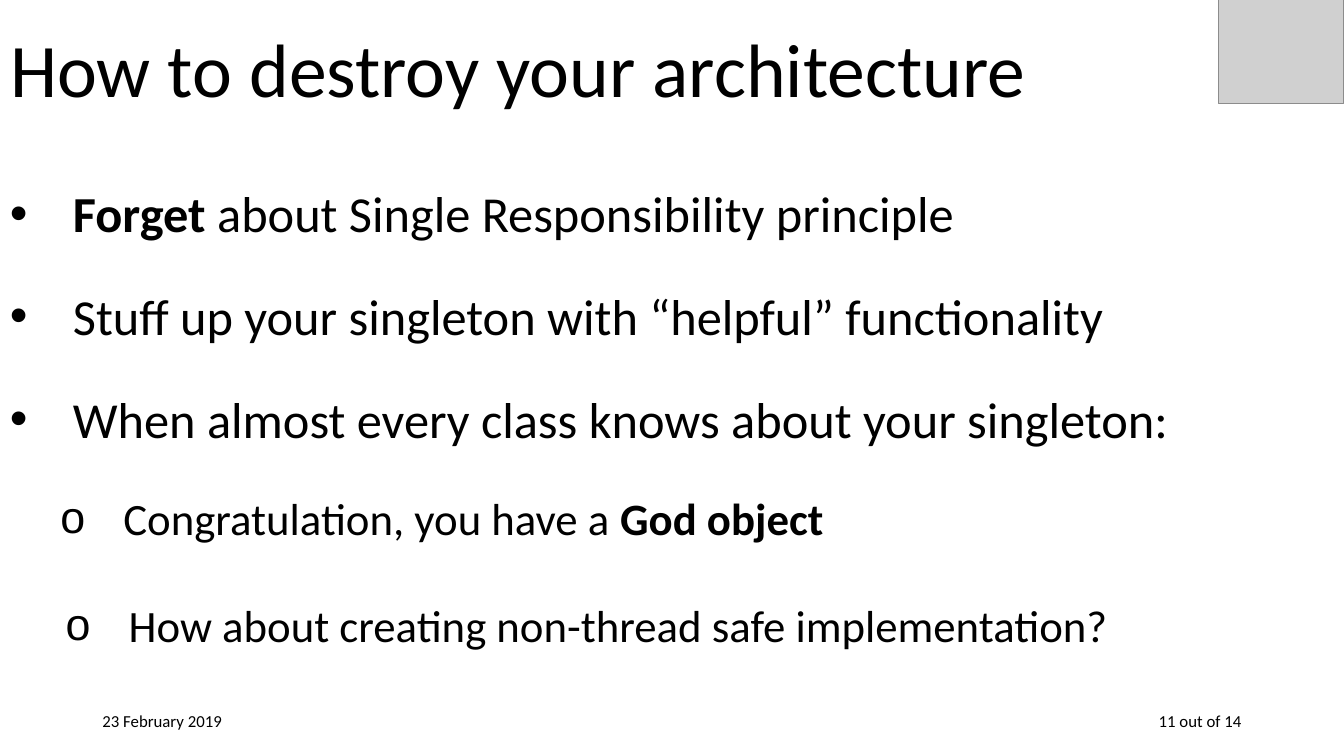
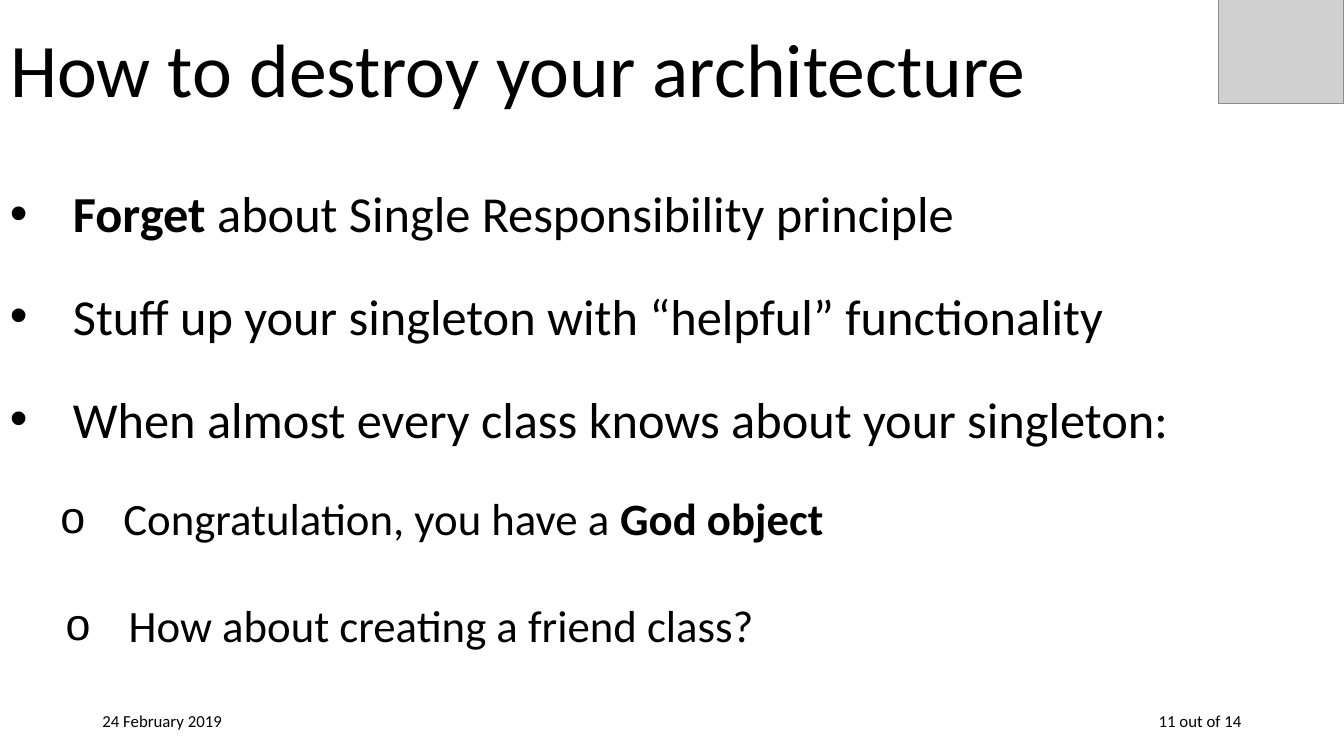
Before and after one commit to Bellkross/Singleton-ObjectPool, a slide deck: slide 12 of Presentations/Singleton.pptx. Drawn at 1344x756 pixels with LibreOffice and Linux fonts; fonts in the diff are those of the drawing; grey boxes stand for pictures. Boxes give left, top, right and bottom in pixels: in the first picture for what was removed or moved away, otherwise in the second. Text is boxed around its words. In the diff, an @@ line names an element or a change of style, - is before the commit and + after.

Commit message:
Fix typos in presentation

```diff
--- a/Presentations/Singleton.pptx
+++ b/Presentations/Singleton.pptx
@@ text at <box>129,611,753,650</box>: text changed @@
-  o How about creating non-thread safe implementation?
+  o How about creating a friend class?
@@ text at <box>102,715,222,730</box>: text changed @@
-23 February 2019
+24 February 2019
```
Also in this commit, not shown: 8 other slides changed.
